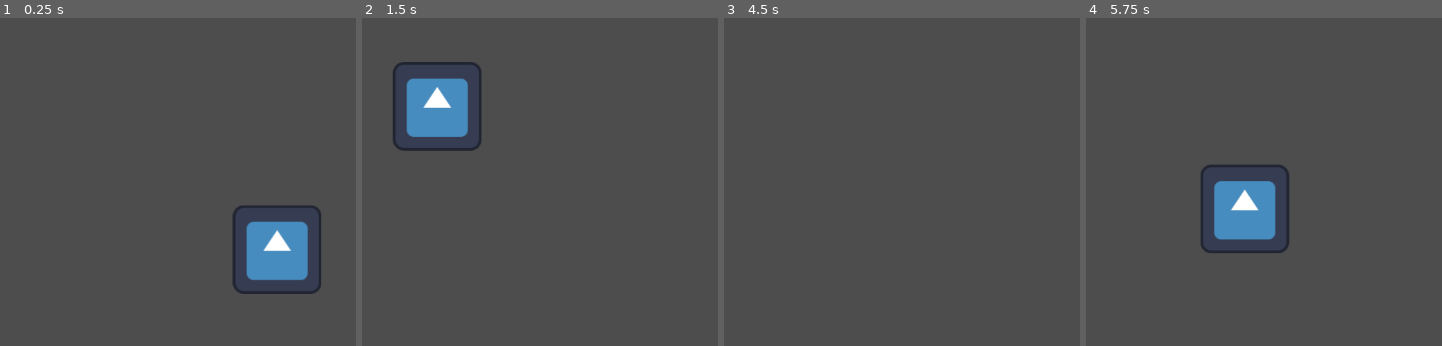
Above: before the commit, frames 1-4 (left to right).
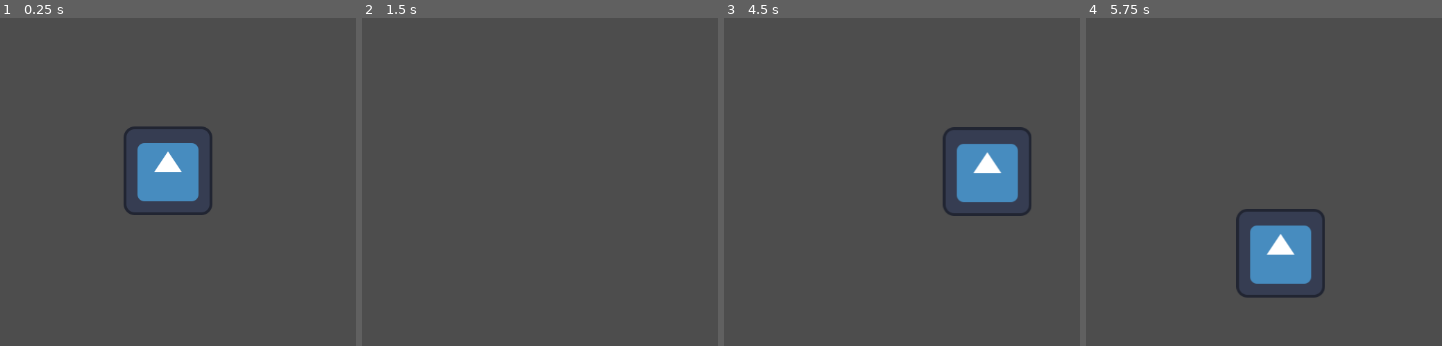
Above: after the commit, the same moments.

Repository: TrueSgtMonkey/RunActionOncePerKeyPressGodot
Game: Godot game, scene res://input_press.tscn
The game is run twice, just before and just after one commit, with the same random seed, the same clock (stepped at 60 frames per second) and the same inputs. The engine's default icon, where the game draws it, is replaced by a stand-in: a white triangle on a blue panel in a dark square.
Inputs:
- Up to frame 1 (0.25 s): no input
- Up to frame 2 (1.5 s): hold S (toggle_spin, bound only after the commit) 0.53-1.28 s; tap V (toggle_visible, bound only after the commit) at 1.35 s
- Up to frame 3 (4.5 s): tap S (toggle_spin, bound only after the commit) at 1.55, 2.3, 2.85 s; hold P (toggle_visible, bound only before the commit) 2.03-2.78 s; tap Enter at 2.75, 4.25 s; tap Space at 3.5 s; hold S (toggle_spin, bound only after the commit) 3.53-4.28 s; tap V (toggle_visible, bound only after the commit) at 4.35 s
- Up to frame 4 (5.75 s): tap S (toggle_spin, bound only after the commit) at 4.55, 5.3 s; tap Space at 5 s; hold P (toggle_visible, bound only before the commit) from 5.03 s (still down)

The runs differ from the first frame. In frame 1, 8.0% of the frame differs, in the area x 34-91%, y 32-85%; in frame 2, 4.0%; in frame 3, 4.0%; in frame 4, 7.0%.

Commit message:
possible solution

Diff:
--- a/ToggleVisible.gd
+++ b/ToggleVisible.gd
@@ -10,6 +10,8 @@
 var add : float = 0.0
 var originalPosition : Vector2
 var isDecreasing : bool = false
+var isSpinning : bool = false
+var isSpinningHeldDown : bool = false
 
 func _ready():
   originalPosition = position
@@ -19,7 +21,17 @@
     visible = !visible
 
 func _physics_process(delta):
-  spinSprite(delta)
+  runSpinSpriteInput(delta)
+
+func runSpinSpriteInput(delta : float):
+  if Input.is_action_pressed("toggle_spin") && !isSpinningHeldDown:
+    isSpinning = !isSpinning
+    isSpinningHeldDown = true
+  elif Input.is_action_just_released("toggle_spin"):
+    isSpinningHeldDown = false
+
+  if isSpinning:
+    spinSprite(delta)
 
 func spinSprite(delta : float):
   add += delta
@@ -38,4 +50,3 @@
     radius += delta * -radiusIncreaseSpeed
   else:
     radius += delta * radiusIncreaseSpeed
-  print(radius)
--- a/project.godot
+++ b/project.godot
@@ -19,6 +19,11 @@
 
 toggle_visible={
 "deadzone": 0.5,
-"events": [Object(InputEventKey,"resource_local_to_scene":false,"resource_name":"","device":0,"window_id":0,"alt_pressed":false,"shift_pressed":false,"ctrl_pressed":false,"meta_pressed":false,"pressed":false,"keycode":0,"physical_keycode":80,"key_label":0,"unicode":0,"echo":false,"script":null)
+"events": [Object(InputEventKey,"resource_local_to_scene":false,"resource_name":"","device":-1,"window_id":0,"alt_pressed":false,"shift_pressed":false,"ctrl_pressed":false,"meta_pressed":false,"pressed":false,"keycode":0,"physical_keycode":86,"key_label":0,"unicode":118,"echo":false,"script":null)
 ]
 }
+toggle_spin={
+"deadzone": 0.5,
+"events": [Object(InputEventKey,"resource_local_to_scene":false,"resource_name":"","device":-1,"window_id":0,"alt_pressed":false,"shift_pressed":false,"ctrl_pressed":false,"meta_pressed":false,"pressed":false,"keycode":0,"physical_keycode":83,"key_label":0,"unicode":115,"echo":false,"script":null)
+]
+}
